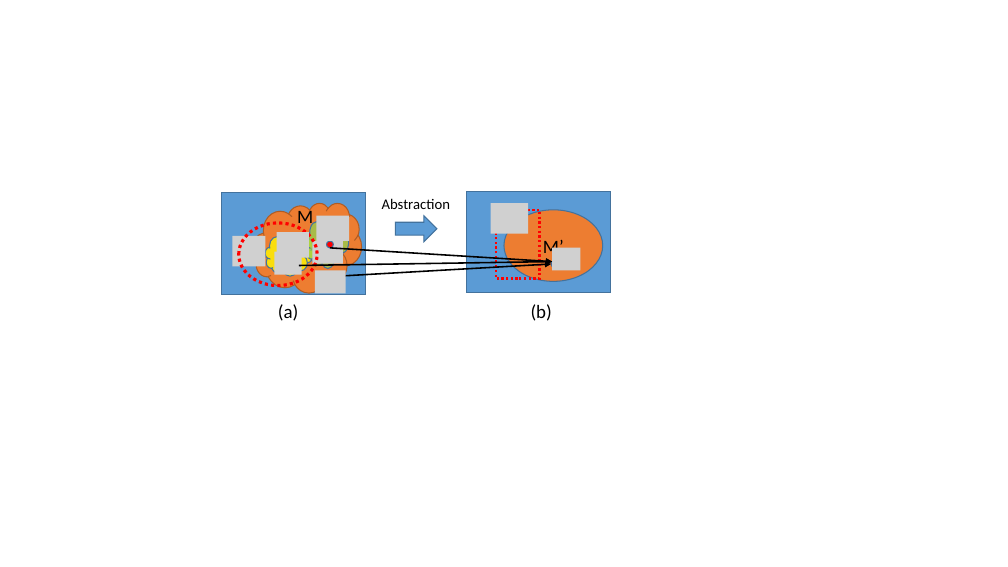
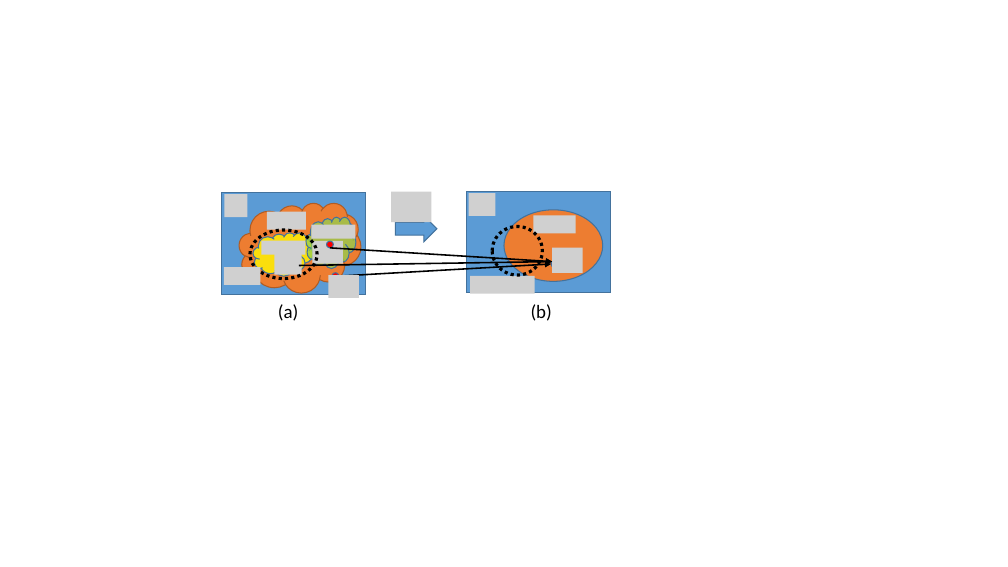
Before and after one commit to mlab-upenn/REGAR-FORMAT15, a slide deck: slide 1 of figs/SysVSEnv.pptx (slide 3 before the commit). Drawn at 1008x567 pixels with LibreOffice and Linux fonts; fonts in the diff are those of the drawing; grey boxes stand for pictures. Boxes give left, top, right and bottom in pixels: in the first picture for what was removed or moved away, otherwise in the second. Text is boxed around its words. In the diff, an @@ line names an element or a change of style, - is before the commit and + after.

```diff
--- a/figs/SysVSEnv.pptx
+++ b/figs/SysVSEnv.pptx
@@ picture added at box(225, 194, 247, 217) @@
@@ cloud: place and size @@
-cloud at box(254, 203, 362, 293)
+cloud at box(239, 203, 361, 293)
@@ text removed at box(297, 207, 313, 228) @@
-M
@@ text removed at box(382, 198, 450, 209) @@
-Abstraction
@@ picture added at box(392, 191, 432, 222) @@
@@ picture added at box(469, 193, 496, 216) @@
@@ picture removed at box(491, 203, 529, 234) @@
@@ picture removed at box(232, 236, 265, 266) @@
@@ ellipse: place and size @@
-ellipse at box(239, 223, 318, 286)
+ellipse at box(250, 230, 318, 278)
@@ ellipse at box(250, 230, 318, 278): outline #FF0000 3 pt dashed to #000000 3 pt dashed @@
@@ cloud: place and size @@
-cloud at box(265, 233, 314, 276)
+cloud at box(253, 233, 313, 276)
@@ picture added at box(267, 212, 306, 230) @@
@@ picture removed at box(277, 232, 309, 258) @@
@@ cloud: place and size @@
-cloud at box(306, 217, 349, 268)
+cloud at box(306, 217, 356, 268)
@@ picture added at box(312, 225, 355, 239) @@
@@ picture removed at box(317, 216, 349, 241) @@
@@ ellipse added at box(492, 227, 542, 275), outline #000000 3 pt dashed @@
@@ rectangle removed at box(496, 210, 540, 279) @@
@@ picture added at box(533, 216, 575, 234) @@
@@ picture added at box(224, 267, 260, 285) @@
@@ picture added at box(262, 240, 306, 255) @@
@@ text in ellipse at box(543, 240, 564, 258): text removed @@
-M’
@@ picture: place and size @@
-picture at box(315, 271, 346, 293)
+picture at box(328, 275, 359, 298)
@@ ellipse added at box(332, 273, 339, 280), fill #FF0000, outline #43739E 1 pt @@
@@ picture added at box(470, 276, 535, 294) @@
```
Also in this commit, not shown: 3 slides removed, 6 other files.
